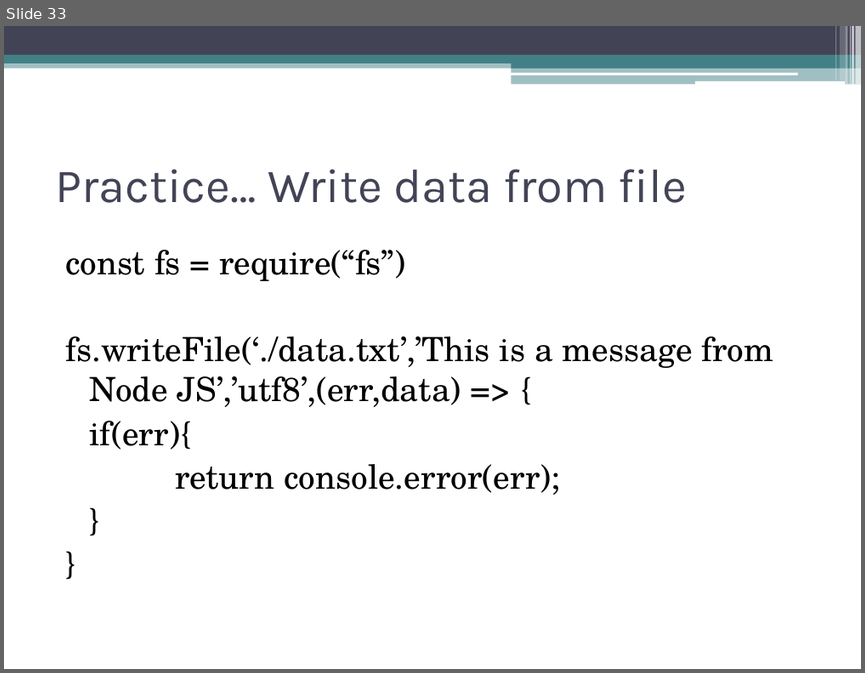
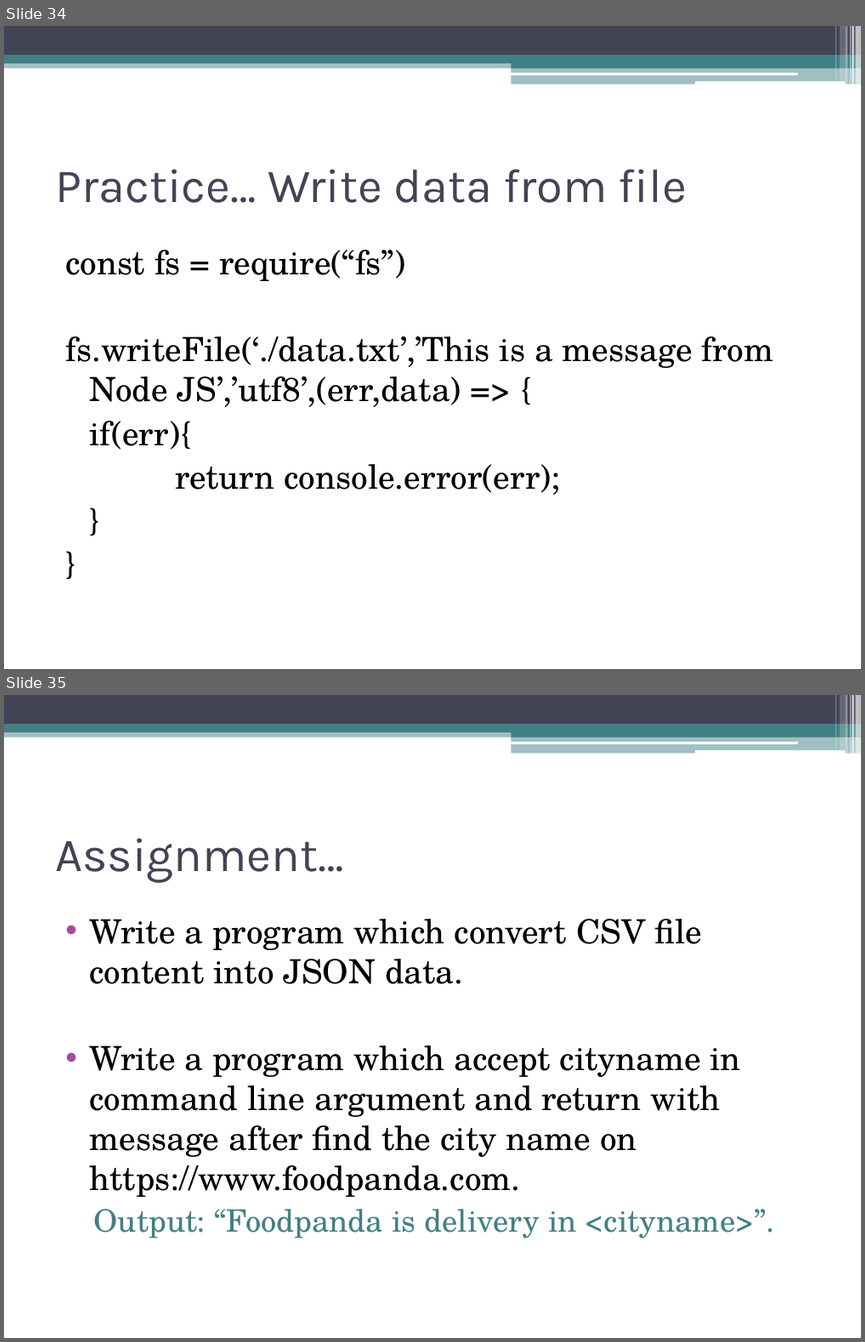
Before and after one commit to akjkhatri/mean_stack, a slide deck: MEAN Stack Workshop.pptx. Shown one above the other, each under a label of ours: slide 33 before the commit, slides 34 and 35 after it. The pictures are 865x673 and 865x1342 pixels, drawn with LibreOffice and Linux fonts; fonts in the diff are those of the drawing. Boxes give left, top, right and bottom in pixels: in the first picture for what was removed or moved away, otherwise in the second. Text is boxed around its words. In the diff, an @@ line names an element or a change of style, - is before the commit and + after.

```diff
--- a/MEAN Stack Workshop.pptx
+++ b/MEAN Stack Workshop.pptx
@@ slide 35 added at <box>4,695,861,1338</box>, background #FFFFFF; not listed: 13 template elements that a slide beside it also shows @@
@@ title added at <box>55,838,343,882</box>, 40 pt, text #424456 @@
+Assignment…
@@ text added at <box>90,919,775,1238</box>, 28 pt, text #000000 @@
+• Write a program which convert CSV file content into JSON data.
+• Write a program which accept cityname in command line argument and return with message after find the city name on https://www.foodpanda.com.
+  Output: “Foodpanda is delivery in <cityname>”.
@@ what was slide 33 is now slide 34 @@
```
Also in this commit, not shown: 1 slide changed, 1 other slide added.
